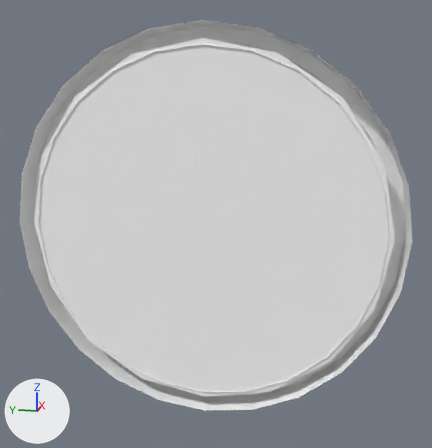
The Blender file Panels/Instruments-3d/fuel/fuel.blend, before and after one commit.
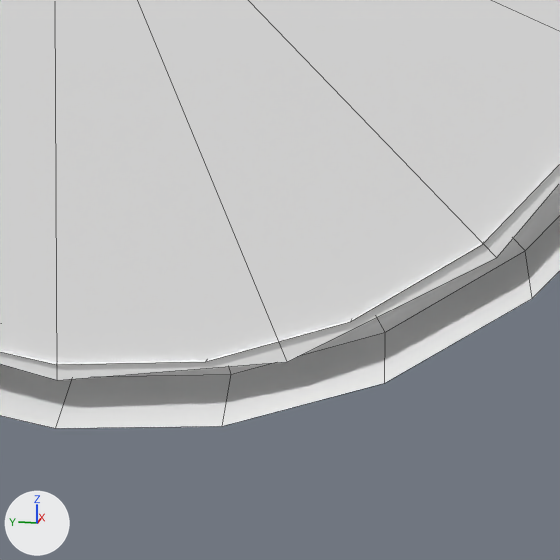
The first picture shows the older version from a 50 mm lens placed at (-0.1038, -0.0231, 0.0274), pointed at (0.0036, -0.0016, 0.0005). The close-ups show both versions on the part from 44% to 81% of the width and 64% to 100% of the height of that picture; other places that the commit changed are outside them. Arrows for +X, +Y and +Z are at lower left; the lights stay in place. The close-ups show mesh edges as thin lines.

The first close-up shows 'bezel', 'scale'.
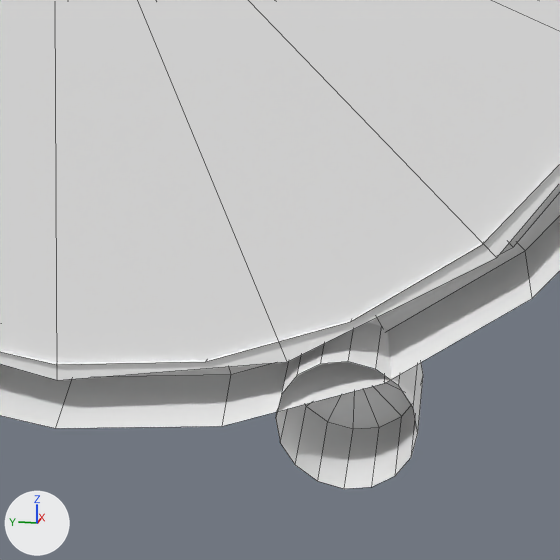
What the commit changed:
Object 'H_btn' (ob_h_btn) is now shown.

Where the change shows, as pixel boxes [x1, y1, x2, y2] in the close-ups (560 x 560 px):
'H_btn', shown
    after: [276, 322, 423, 489]
